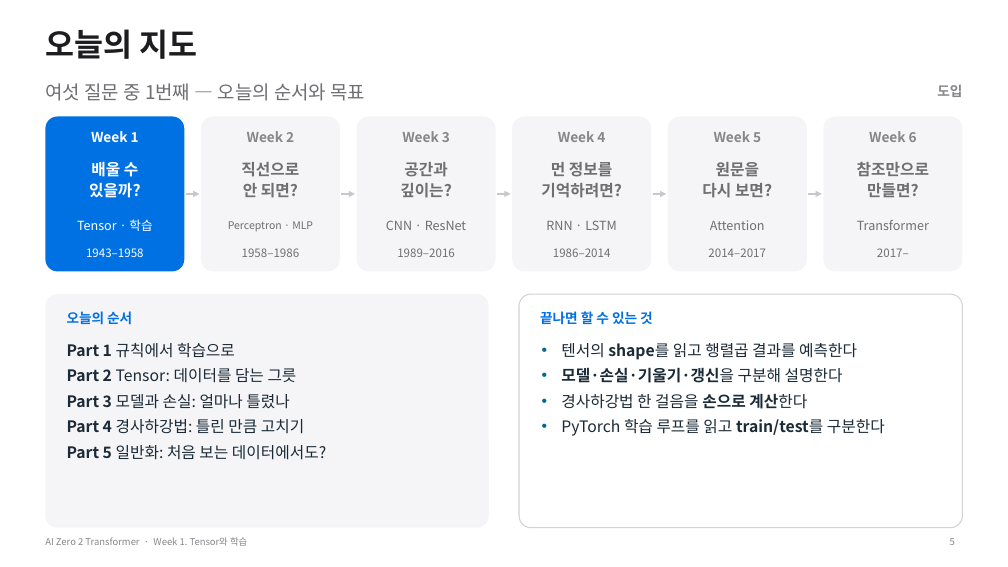
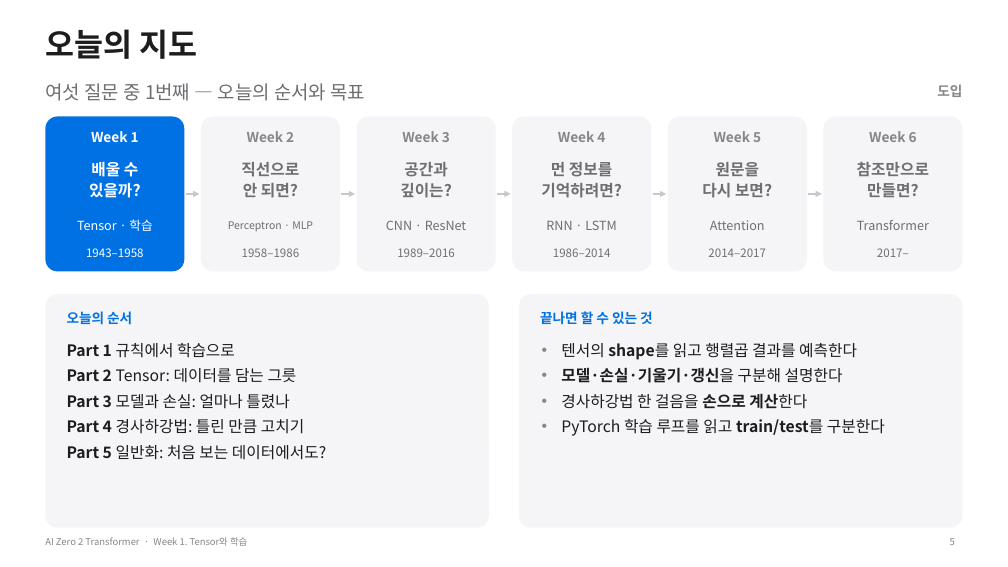
Before and after one commit to myunhh/AI-Zero-2-Transformers, a slide deck: slide 5 of lectures/week01_tensor_and_learning.pptx. Drawn at 1008x567 pixels with LibreOffice and Linux fonts; fonts in the diff are those of the drawing. Boxes give left, top, right and bottom in pixels: in the first picture for what was removed or moved away, otherwise in the second. Text is boxed around its words. In the diff, an @@ line names an element or a change of style, - is before the commit and + after.

```diff
--- a/lectures/week01_tensor_and_learning.pptx
+++ b/lectures/week01_tensor_and_learning.pptx
@@ rounded rectangle at (x1=520, y1=294, x2=963, y2=528): fill #FFFFFF to #F5F5F7; outline #D2D2D7 1 pt to none @@
@@ text "Part 1 규칙에서 학습으로" at (x1=67, y1=343, x2=326, y2=460): text colour #1B2A36 to #1D1D1F @@
@@ text "텐서의 shape를 읽고 행렬곱 결과를 ..." at (x1=561, y1=343, x2=885, y2=436): text colour #1B2A36 to #1D1D1F; bullet colour #01688F to #86868B @@
```
Also in this commit, not shown: 25 other slides changed, 22 other files.
